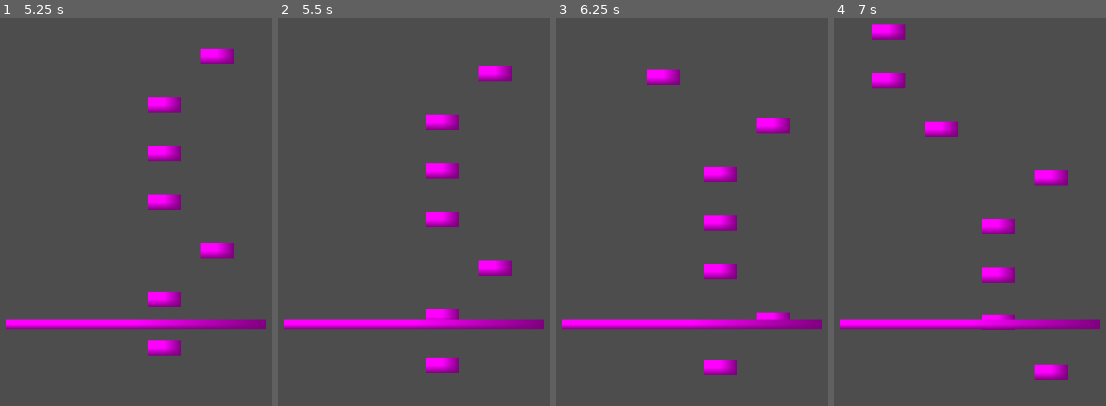
Above: before the commit, frames 1-4 (left to right).
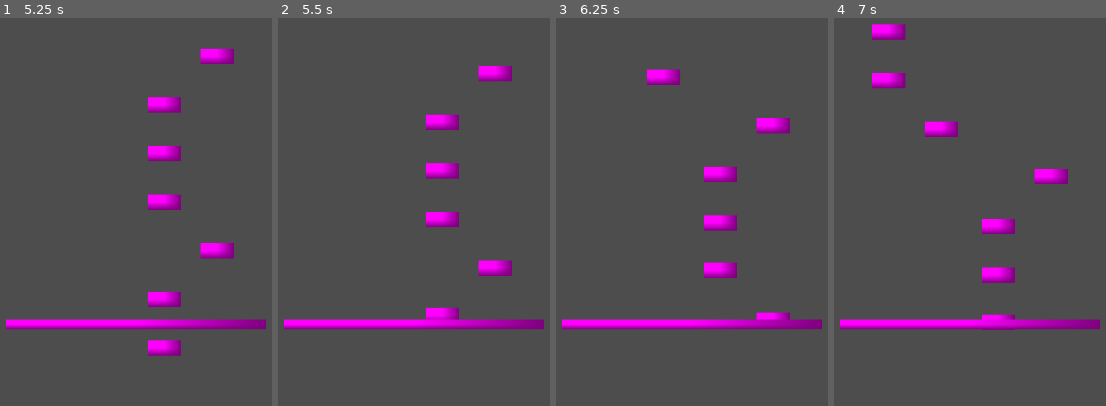
Above: after the commit, the same moments.

Repository: otherotherjosh/RhythmShooter
Game: Godot game, scene res://level/level.tscn
Same seed, same stepped clock (60 frames per second), same inputs: the game is played once before the commit and once after it.
Inputs:
- Up to frame 1 (5.25 s): tap Enter at 0.5 s
- Up to frame 2 (5.5 s): no input
- Up to frame 3 (6.25 s): no input
- Up to frame 4 (7 s): no input

Frame 1 is identical in both runs. In frame 2, 0.5% of the frame differs, in the area x 54-67%, y 74-92%; in frame 3, 0.6%; in frame 4, 0.6%, in the area x 73-87%, y 38-94%.

Commit message:
feat:  add ability to smash notes

Diff:
--- a/level/smash_notes/smash_note_factory.gd
+++ b/level/smash_notes/smash_note_factory.gd
@@ -10,13 +10,13 @@
 @export var note_speed := 100
 ## Note spawning positions
 @export var spawnpoints: Array[Marker2D]
-## How far (in pixels) from the aim bar notes should be considered missed
-@export var miss_distance := 100
 
 ## 2D array of notes
 var note_channels: Array[Array]
 ## Global position of the aim bar
 var aim_bar_position: Vector2
+## How far (in pixels) from the aim bar notes should be considered missed
+var miss_distance: int
 
 
 func _ready() -> void:
@@ -32,8 +32,7 @@
 			note.global_position.y += note_speed * delta
 			# miss notes
 			if note.global_position.y > aim_bar_position.y + miss_distance:
-				note_channels[i].pop_front()
-				note.queue_free()
+				destroy_note(i)
 				note_missed.emit(i)
 
 
@@ -58,3 +57,9 @@
 	note.global_position = spawnpoints[channel].global_position
 	note_channels[channel].append(note)
 	add_child(note)
+
+
+## Despawns the front note in the channel
+func destroy_note(channel: int) -> void:
+	var note := note_channels[channel].pop_front() as Sprite2D
+	note.queue_free()
--- a/level/smash_notes/smash_note_player.gd
+++ b/level/smash_notes/smash_note_player.gd
@@ -1,6 +1,9 @@
 class_name SmashNotePlayer extends Node
 ## Handles player input to smash notes on screen.
 
+
+## Distance (pixels) from aim bar where notes are smashable
+@export var smash_distance := 50
 
 ## Locates the axis crossing where notes should be smashed
 @onready var aim_bar: Sprite2D = $AimBar
@@ -10,6 +13,7 @@
 
 func _ready() -> void:
 	note_factory.aim_bar_position = aim_bar.global_position
+	note_factory.miss_distance = smash_distance
 
 
 func _process(delta: float) -> void:
@@ -25,4 +29,13 @@
 
 ## Attempts to smash a note from a channel
 func smash_note(channel: int) -> void:
-	pass
+	# do nothing if channel is empty
+	if !note_factory.note_channels[channel].size(): return
+
+	var note := note_factory.note_channels[channel][0] as Sprite2D
+	# cry if note is too far away
+	if note.global_position.y < aim_bar.global_position.y - smash_distance:
+		print("way too soon!! -1 aura point!!")
+		return
+	# successfully smash that note
+	note_factory.destroy_note(channel)
